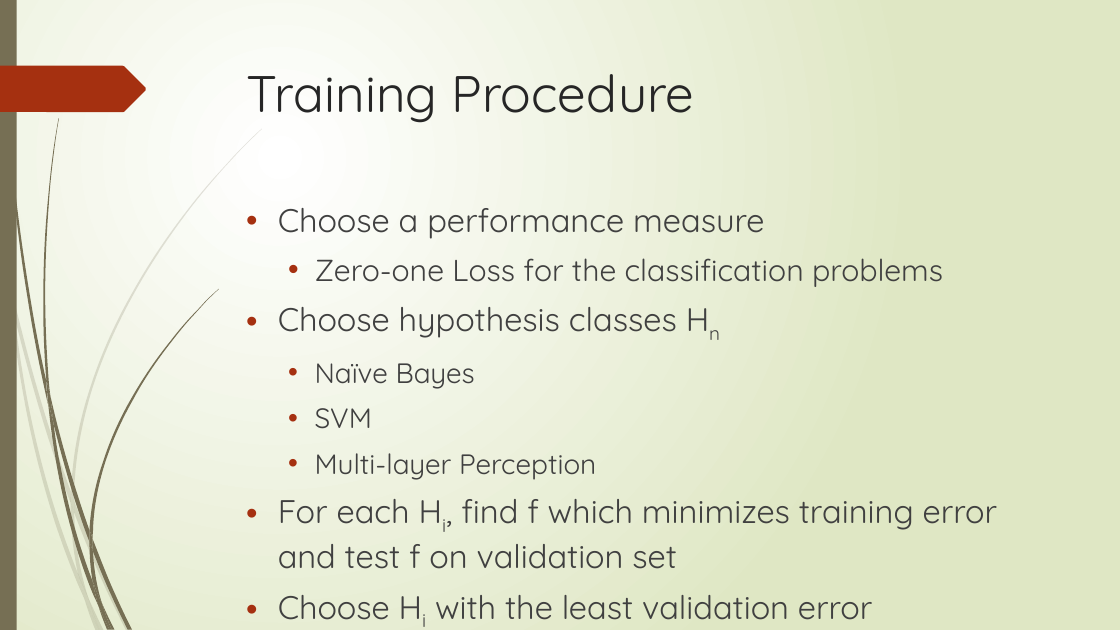
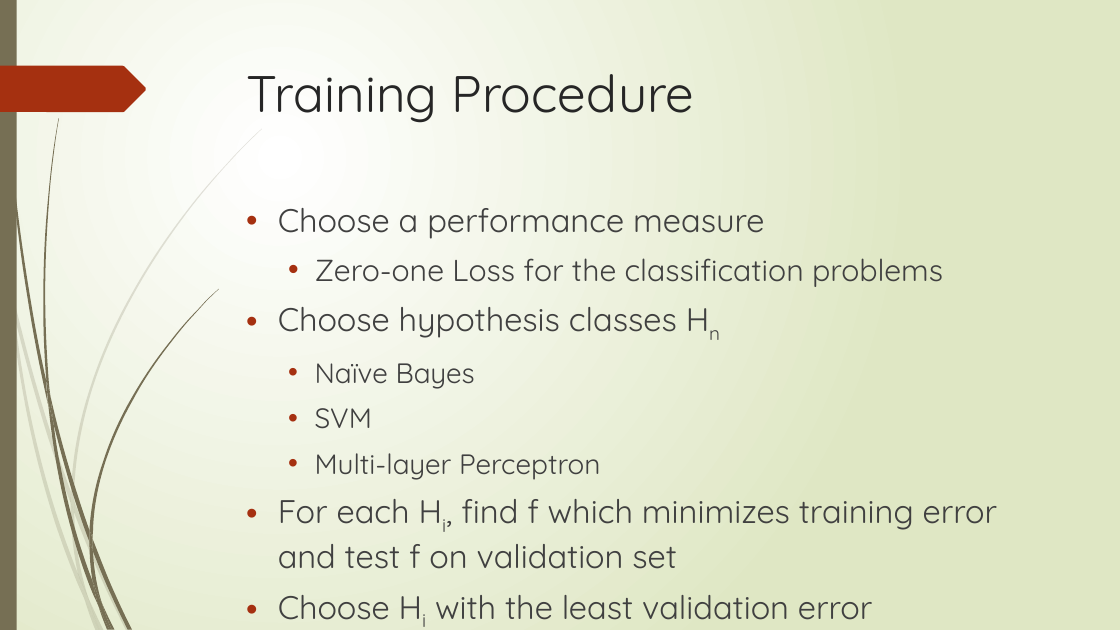
Before and after one commit to XiaokuanOSU/AI2report, a slide deck: slide 7 of PPTGroup10.pptx. Drawn at 1120x630 pixels with LibreOffice and Linux fonts; fonts in the diff are those of the drawing. Boxes give left, top, right and bottom in pixels: in the first picture for what was removed or moved away, otherwise in the second. Text is boxed around its words. In the diff, an @@ line names an element or a change of style, - is before the commit and + after.

Commit message:
pptx

```diff
--- a/PPTGroup10.pptx
+++ b/PPTGroup10.pptx
@@ text at <box>315,453,601,480</box>: text changed @@
-  • Multi-layer Perception
+  • Multi-layer Perceptron
```
Also in this commit, not shown: 2 other slides changed, 4 slides added.
